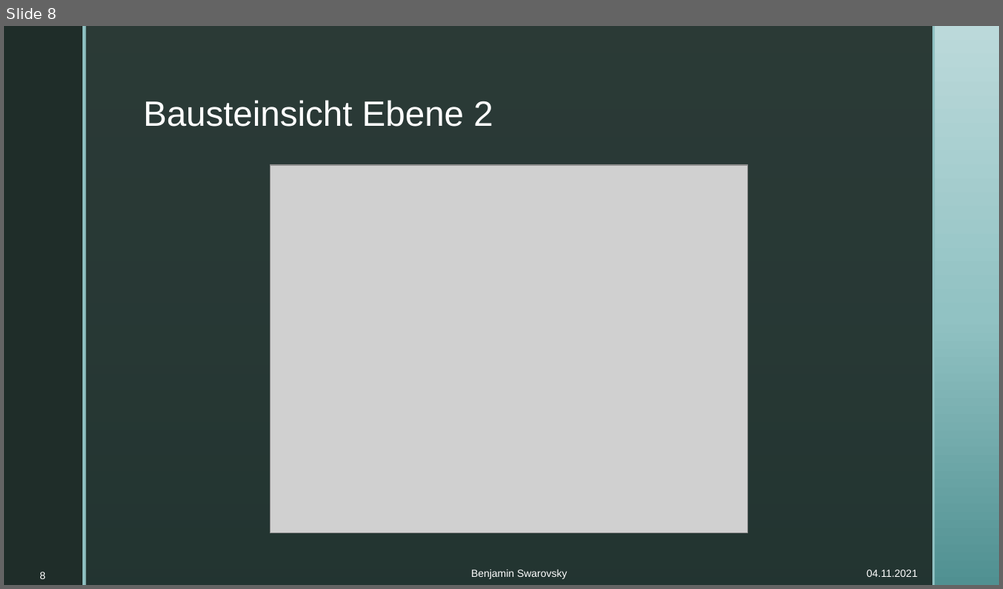
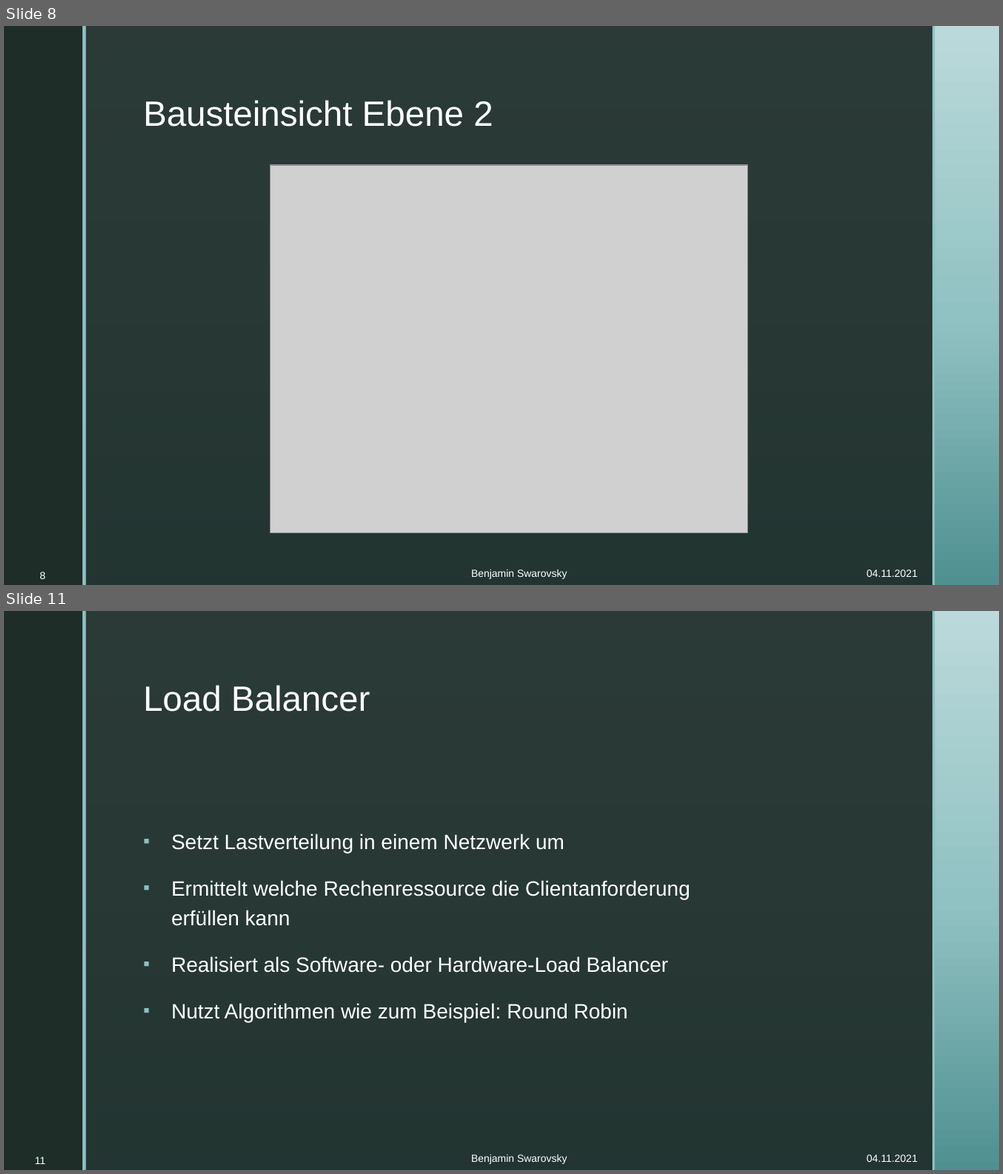
Before and after one commit to BenjaminS01/Abschluss, a slide deck: Vortrag.pptx. Shown one above the other, each under a label of ours: slide 8 before the commit, slides 8 and 11 after it; the slides between them are not shown. The pictures are 1003x589 and 1003x1174 pixels, drawn with LibreOffice and Linux fonts; fonts in the diff are those of the drawing; grey boxes stand for pictures; background and template pictures are left out. Boxes give left, top, right and bottom in pixels: in the first picture for what was removed or moved away, otherwise in the second. Text is boxed around its words. In the diff, an @@ line names an element or a change of style, - is before the commit and + after.

Commit message:
Vortrag Gateway und Load Balancer

```diff
--- a/Vortrag.pptx
+++ b/Vortrag.pptx
@@ slide 11 added at (4, 611, 999, 1170), background picture (left out); not listed: 4 template elements that a slide beside it also shows @@
@@ title added at (143, 685, 370, 712), 34 pt, text #FFFFFF @@
+Load Balancer
@@ text added at (171, 834, 690, 1022), 20 pt, text #FFFFFF @@
+▪ Setzt Lastverteilung in einem Netzwerk um
+▪ Ermittelt welche Rechenressource die Clientanforderung erfüllen kann
+▪ Realisiert als Software- oder Hardware-Load Balancer
+▪ Nutzt Algorithmen wie zum Beispiel: Round Robin
@@ page number added at (35, 1157, 45, 1165), 10 pt, text #FFFFFF @@
+11
@@ text added at (471, 1155, 566, 1165), 10 pt, text #FFFFFF @@
+Benjamin Swarovsky
@@ text added at (866, 1155, 917, 1162), 10 pt, text #FFFFFF @@
+04.11.2021
```
Also in this commit, not shown: 4 slides changed, 2 other slides added.
